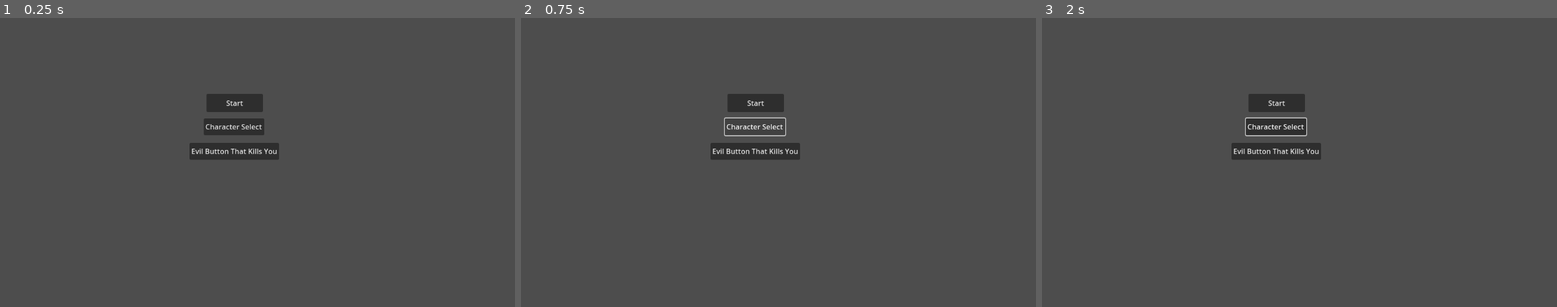
Above: before the commit, frames 1-3 (left to right).
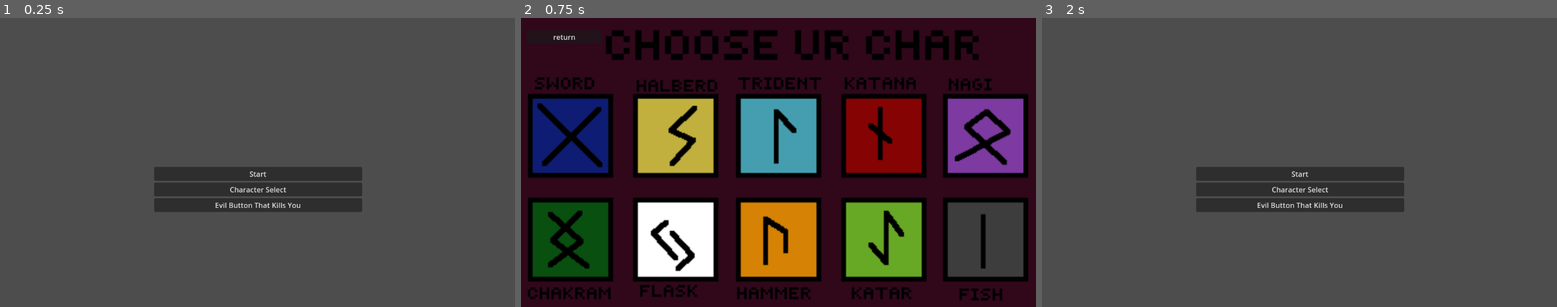
Above: after the commit, the same moments.

Repository: Iemonaide/fightinggame
Game: Godot game, scene res://scenes/startmenu.tscn
Same seed, same stepped clock (60 frames per second), same inputs: the game is played once before the commit and once after it.
Inputs (mouse positions are in pixels of both pictures, inside the frame that each line leads up to):
- Up to frame 1 (0.25 s): no input
- Up to frame 2 (0.75 s): click "Character Select" at 0.5 s
- Up to frame 3 (2 s): click (1083, 38) at 1.25 s, where only the run after the commit has a clickable "return"

The runs differ from the first frame. In frame 1, 7.7% of the frame differs, in the area x 29-71%, y 26-68%; in frame 2, 96%, in the area x 0-100%, y 0-100%; in frame 3, 7.9%.

Commit message:
I fixer it, it was me I fixer it

Diff:
--- a/fightinggame/scenes/characterselectscreen.tscn
+++ b/fightinggame/scenes/characterselectscreen.tscn
@@ -159,3 +159,5 @@
 offset_top = -0.16803
 offset_right = 0.0400391
 offset_bottom = -0.0880127
+
+[connection signal="pressed" from="returnBt" to="." method="_on_return_bt_pressed"]
--- a/fightinggame/scenes/startmenu.tscn
+++ b/fightinggame/scenes/startmenu.tscn
@@ -11,43 +11,34 @@
 grow_vertical = 2
 script = ExtResource("1_u4tt2")
 
-[node name="startbt" type="Button" parent="."]
+[node name="VBoxContainer" type="VBoxContainer" parent="."]
 layout_mode = 1
 anchors_preset = -1
-anchor_left = 0.401
-anchor_top = 0.262
-anchor_right = 0.51
-anchor_bottom = 0.326
-offset_left = 0.0479736
-offset_top = 0.223984
-offset_right = 0.479919
-offset_bottom = -0.248001
+anchor_left = 0.299
+anchor_top = 0.515
+anchor_right = 0.704
+anchor_bottom = 0.671
+offset_left = 0.551971
+offset_top = 0.279968
+offset_right = -0.00805664
+offset_bottom = 0.191986
+grow_horizontal = 2
+grow_vertical = 2
+
+[node name="startbt" type="Button" parent="VBoxContainer"]
+layout_mode = 2
 action_mode = 0
 text = "Start"
 
-[node name="charselectbt" type="Button" parent="."]
-layout_mode = 1
-anchors_preset = -1
-anchor_left = 0.396
-anchor_top = 0.347
-anchor_right = 0.513
-anchor_bottom = 0.406
-offset_left = -0.192017
-offset_top = 0.143997
-offset_right = 0.0239868
-offset_bottom = -0.0880127
+[node name="charselectbt" type="Button" parent="VBoxContainer"]
+layout_mode = 2
 text = "Character Select
 "
 
-[node name="quitbt" type="Button" parent="."]
-layout_mode = 1
-anchors_preset = -1
-anchor_left = 0.368
-anchor_top = 0.432
-anchor_right = 0.543
-anchor_bottom = 0.491
-offset_left = 0.0639648
-offset_top = 0.0639954
-offset_right = -1.53607
-offset_bottom = -0.16803
+[node name="quitbt" type="Button" parent="VBoxContainer"]
+layout_mode = 2
 text = "Evil Button That Kills You"
+
+[connection signal="pressed" from="VBoxContainer/startbt" to="." method="_on_startbt_pressed"]
+[connection signal="pressed" from="VBoxContainer/charselectbt" to="." method="_on_charselectbt_pressed"]
+[connection signal="pressed" from="VBoxContainer/quitbt" to="." method="_on_quitbt_pressed"]
--- /dev/null
+++ b/fightinggame/scenes/treeweer.tscn
@@ -0,0 +1,103 @@
+[gd_scene load_steps=2 format=3 uid="uid://kmx6av4hh86a"]
+
+[ext_resource type="Texture2D" uid="uid://cujksq7b3ux3x" path="res://assets/charselect.png" id="1_aadcl"]
+
+[node name="Treeweer" type="Control"]
+layout_mode = 3
+anchors_preset = 15
+anchor_right = 1.0
+anchor_bottom = 1.0
+grow_horizontal = 2
+grow_vertical = 2
+
+[node name="Charselect" type="Sprite2D" parent="."]
+position = Vector2(221, 124)
+texture = ExtResource("1_aadcl")
+
+[node name="returnBt" type="Button" parent="."]
+layout_mode = 0
+offset_left = 13.0
+offset_top = 8.0
+offset_right = 71.0
+offset_bottom = 39.0
+text = "return"
+
+[node name="swordselect" type="Button" parent="."]
+visible = false
+layout_mode = 0
+offset_left = 8.0
+offset_top = 66.0
+offset_right = 81.0
+offset_bottom = 138.0
+
+[node name="halberdselect" type="Button" parent="."]
+visible = false
+layout_mode = 0
+offset_left = 98.0
+offset_top = 66.0
+offset_right = 171.0
+offset_bottom = 137.0
+
+[node name="tridentselect" type="Button" parent="."]
+visible = false
+layout_mode = 0
+offset_left = 185.0
+offset_top = 65.0
+offset_right = 258.0
+offset_bottom = 137.0
+
+[node name="katanaselect" type="Button" parent="."]
+visible = false
+layout_mode = 0
+offset_left = 274.0
+offset_top = 66.0
+offset_right = 346.0
+offset_bottom = 138.0
+
+[node name="nagiselect" type="Button" parent="."]
+visible = false
+layout_mode = 0
+offset_left = 360.0
+offset_top = 66.0
+offset_right = 432.0
+offset_bottom = 137.0
+
+[node name="chakramselect" type="Button" parent="."]
+visible = false
+layout_mode = 0
+offset_left = 9.0
+offset_top = 153.0
+offset_right = 81.0
+offset_bottom = 226.0
+
+[node name="flaskselect" type="Button" parent="."]
+visible = false
+layout_mode = 0
+offset_left = 98.0
+offset_top = 153.0
+offset_right = 170.0
+offset_bottom = 225.0
+
+[node name="hammerselect" type="Button" parent="."]
+visible = false
+layout_mode = 0
+offset_left = 185.0
+offset_top = 153.0
+offset_right = 257.0
+offset_bottom = 225.0
+
+[node name="katarselect" type="Button" parent="."]
+visible = false
+layout_mode = 0
+offset_left = 274.0
+offset_top = 153.0
+offset_right = 346.0
+offset_bottom = 225.0
+
+[node name="gauntselect" type="Button" parent="."]
+visible = false
+layout_mode = 0
+offset_left = 359.0
+offset_top = 154.0
+offset_right = 433.0
+offset_bottom = 226.0
--- a/fightinggame/scripts/characterselectscreen.gd
+++ b/fightinggame/scripts/characterselectscreen.gd
@@ -2,3 +2,7 @@
 
 func _on_backtostartbt_pressed() -> void:
 	get_tree().change_scene_to_file("res://scenes/startmenu.tscn")
+
+
+func _on_return_bt_pressed() -> void:
+	get_tree().change_scene_to_file("res://scenes/startmenu.tscn")
Not shown: 1 places in fightinggame/scenes/characterselectscreen.tscn that only renumber resources
